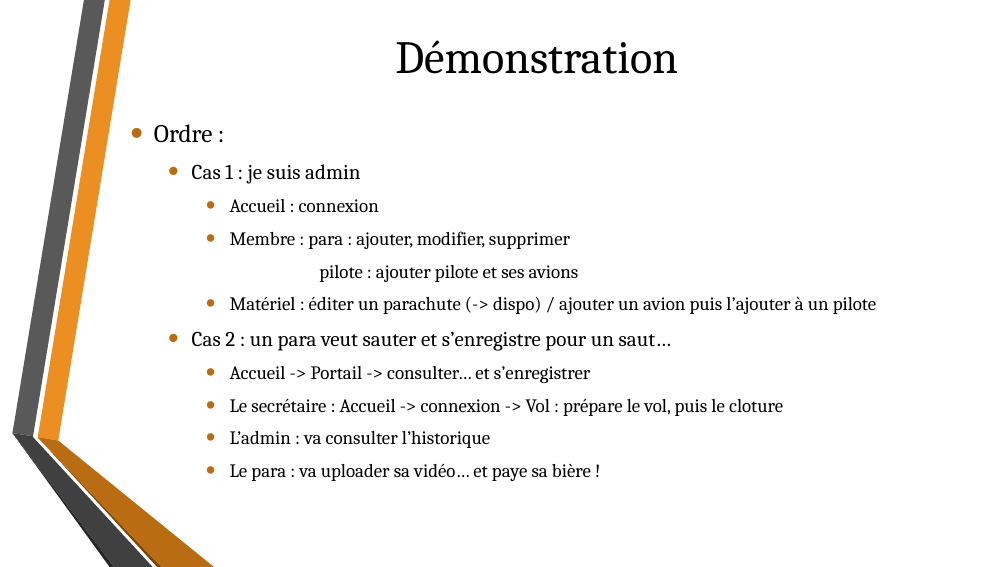
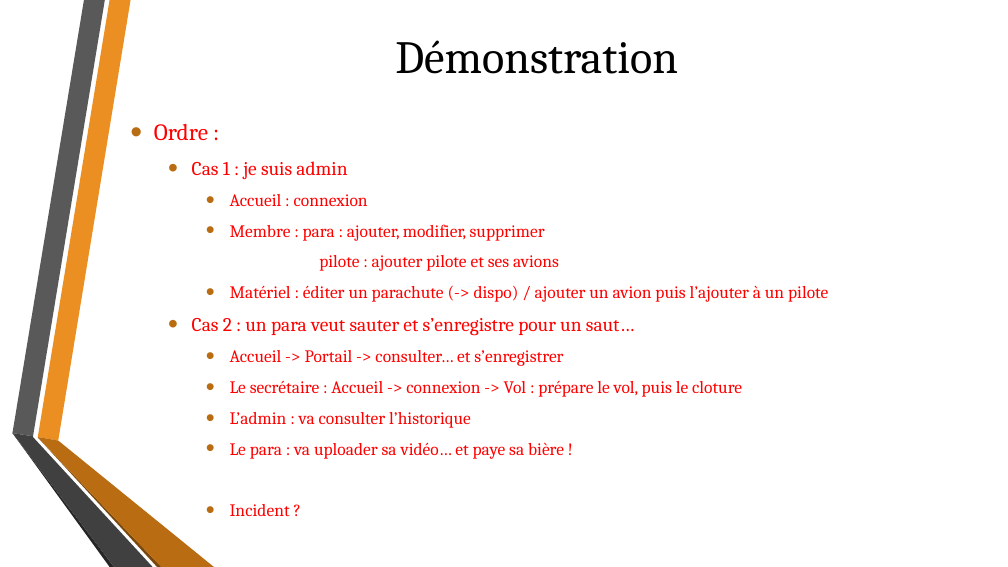
Before and after one commit to ddevillers/ncdz, a slide deck: slide 9 of NC-DROPZONE.pptx (slide 8 before the commit). Drawn at 1008x567 pixels with LibreOffice and Linux fonts; fonts in the diff are those of the drawing; background and template pictures are left out. Boxes give left, top, right and bottom in pixels: in the first picture for what was removed or moved away, otherwise in the second. Text is boxed around its words. In the diff, an @@ line names an element or a change of style, - is before the commit and + after.

```diff
--- a/NC-DROPZONE.pptx
+++ b/NC-DROPZONE.pptx
@@ text at [154,124,828,459]: size 24 to 22.2 pt in "Ordre :"; text colour #000000 to #FF0000; size 20 to 18.5 pt in "Cas 1 : je suis admin", "Cas 2 : un para veut sauter ..."; size 18 to 16.6 pt in "Accueil : connexion", "Membre : para : ajouter, modifier, supprimer", "pilote : ajouter pilote et ses avions", "Matériel : éditer un parachute (-> dispo) ..." and 4 more places @@
@@ text at [230,504,290,516]: paragraph added @@
+    • Incident ?
```
Also in this commit, not shown: 3 other slides changed, 1 slide added.
